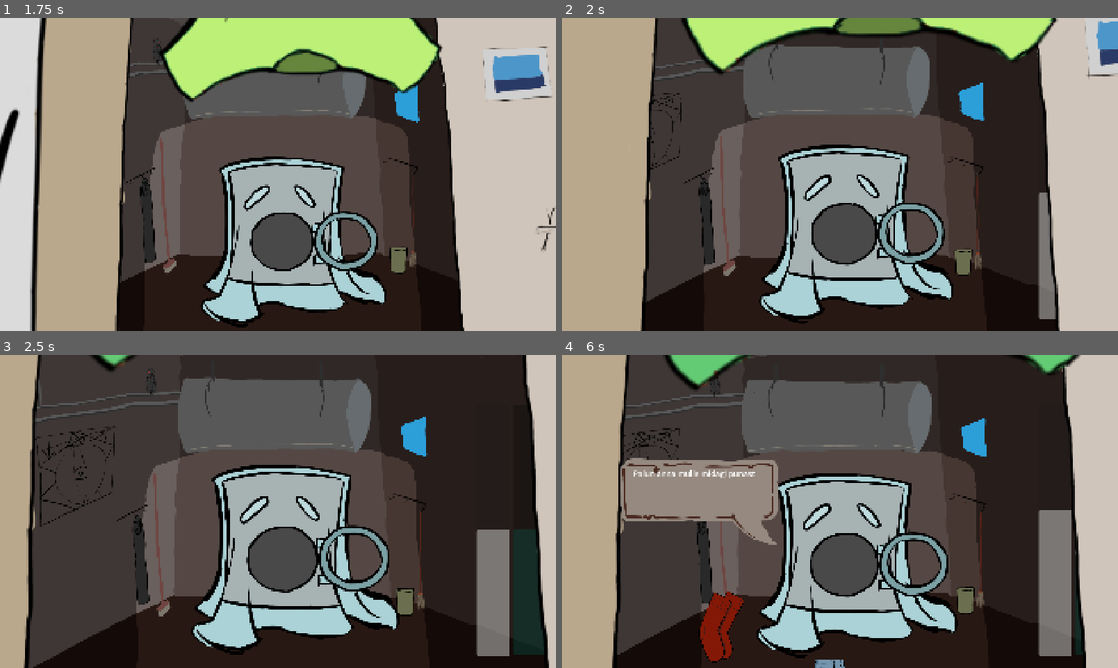
Above: before the commit, frames 1-4 (two rows, left to right).
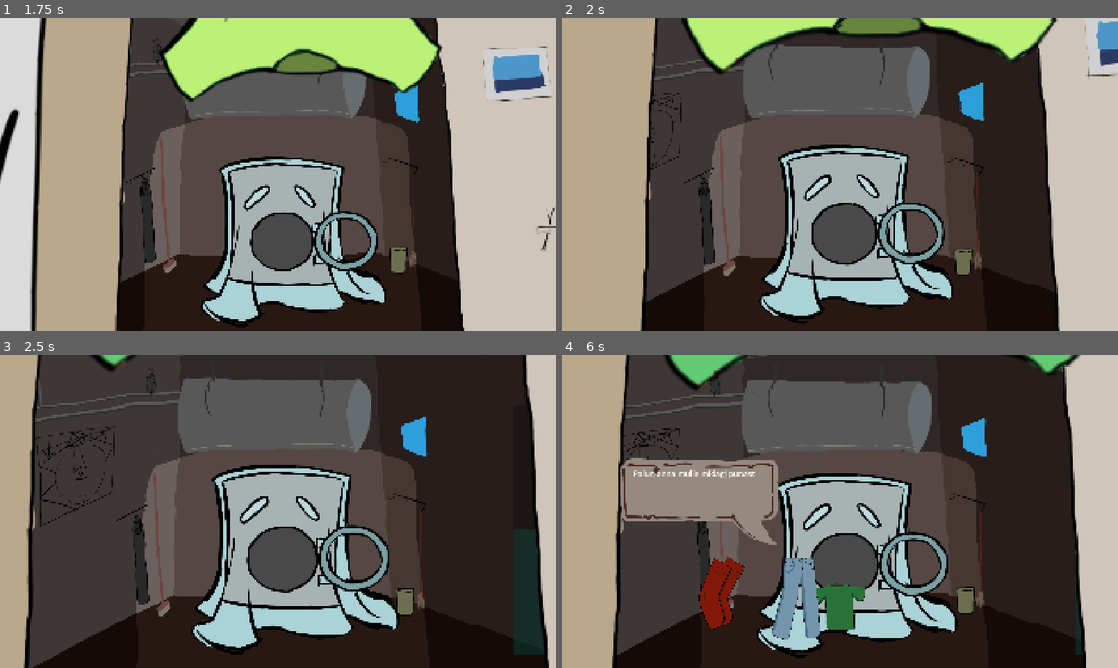
Above: after the commit, the same moments.

Repository: Kuulimagnaat/mangujamm2026
Game: Godot game, scene res://main.tscn
Two runs of this game, one before a commit and one after it. Both use one fixed random seed, a clock stepped at 60 frames per second and the inputs below.
Inputs (mouse positions are in pixels of both pictures, inside the frame that each line leads up to):
- Up to frame 1 (1.75 s): click (322, 133) at 0.5 s; click (283, 127) at 1.25 s
- Up to frame 2 (2 s): no input
- Up to frame 3 (2.5 s): move the mouse to (278, 558) at 2.02 s; press the mouse at (278, 558) at 2.03 s
- Up to frame 4 (6 s): move the mouse to (728, 527) at 2.77 s; release the mouse at (728, 527) at 2.78 s; click (728, 527) at 2.85 s; move the mouse to (895, 442) at 3.52 s; press the mouse at (895, 442) at 3.53 s; move the mouse to (840, 599) at 4.27 s; release the mouse at (840, 599) at 4.28 s; click (840, 599) at 4.35 s; tap Enter at 5 s; move the mouse to (956, 599) at 5.02 s; press the mouse at (956, 599) at 5.03 s; move the mouse to (723, 599) at 5.77 s; release the mouse at (723, 599) at 5.78 s; click (723, 599) at 5.85 s

Frame 1 is identical in both runs. In frame 2, 1.0% of the frame differs, in the area x 85-89%, y 55-97%; in frame 3, 2.4%; in frame 4, 6.8%, in the area x 24-92%, y 49-100%.

Commit message:
Väga palju muudatusi

Diff:
--- a/proj/Küsimused.json
+++ b/proj/Küsimused.json
@@ -35,7 +35,8 @@
 			["Ma olen õuduka maratonil.
 			On sul midagi õudsat?","res://Masinasse/krokodillisark.png"],
 			["Mul on täna eksperimentaalne tuju.
-			On sul midagi veidrat, aga samas huvitavat?","res://Masinasse/nokkloomasark.png"]
+			On sul midagi veidrat, aga samas
+			huvitavat?","res://Masinasse/nokkloomasark.png"]
 		],
 		[
 			["Mu kõht on üks tühi auk, auke on
@@ -45,17 +46,17 @@
 			["Riidemaailmas läheb kõik koguaeg august sisse. Anna midagi aukudeta","res://Masinasse/aukudeta_alukad.png"]
 		],
 		[
-			["Pulma","res://Masinasse/pulmakleit.png"],
-			["Matusele","res://Masinasse/umbrella.png"],
-			["Sünnitusele","res://Masinasse/Haigekittel.png"]
-		],
-		[
-			["Süüa","res://Masinasse/lihakantsakas.png"],
-			["Meelelahutuseks","res://Masinasse/raamat.png"],
-			["Magamiseks","res://Masinasse/unetabletid.png"]
-		],
-		[
-			["Tulevikust",""],
+			["Ma olen valmis veetma oma ülejäänud elu kellegi teisega. Mida pakud?","res://Masinasse/pulmakleit.png"],
+			["Naabermaja pesumasin läks katki. Kogu tänav leinab teda. On vaja matusteks valmistuda","res://Masinasse/umbrella.png"],
+			["Kõhus keerab, mul on tunne nagu varsti tuleks mus uksest teine pesumasin välja. Ma pean olema valmis.","res://Masinasse/Haigekittel.png"]
+		],
+		[
+			["Kas sa ei arva, et ma olen äkki kõhnaks jäämas. ... Minu vanaema kord ütles, et mida rohkem, seda uhkem.","res://Masinasse/lihakantsakas.png"],
+			["Mul on igaaavvv!","res://Masinasse/raamat.png"],
+			["Viimastel õhtutel oled visanud nii palju riideid minu sisse. Ma saan vaevu sõba silmale. Tee midagi!","res://Masinasse/unetabletid.png"]
+		],
+		[
+			["Tulevikust","res://Masinasse/Tulnukamuts.png"],
 			["Vana",""],
 			["Tänapäevast","res://Masinasse/Sinised teksad.png"]
 		],
--- a/proj/Main.gd
+++ b/proj/Main.gd
@@ -19,22 +19,18 @@
 var hiireotsas = null
 var pesumasinastseen
 var pesumasin
-var kummitustase = 1.5
+var kummitustase = 2
 var rahulolutase = 3
 
 var teksti_kiirus = 0.02
 var küsimus
 var variandid
-
-var mental
 # Called when the node enters the scene tree for the first time.
 func _ready() -> void:
 	#$Menuu/Mangi.pressed.connect(MängiNupuVajutusel)
 
 	mõõt = $"Ghost-o-meter"
 	mõõt.value = Global.rahulolu
-	mental = $"Mental meter"
-	mental.value = Global.mental
 	eseme_asukohad.shuffle()
 	$Tekstimull.visible = false
 # Called every frame. 'delta' is the elapsed time since the previous frame.
@@ -73,15 +69,10 @@
 		kummitustase += 0.5*delta
 		mõõt.value = Global.rahulolu
 
-		Global.mental += rahulolutase*delta
-		mental.value = Global.mental
-
-		if mental.value <= 0:
-			kaotad()
 		if mõõt.value > 100:
 			mõõt.value = 100
 		if mõõt.value <= 0:
-			karista()
+			kaotad()
 func esita_valik():
 	valikunumber += 1
 	if valik1 != null:
@@ -136,11 +127,8 @@
 	for i in range($Tekstimull.text.length()):
 		$Tekstimull.visible_characters = i+1
 		await get_tree().create_timer(teksti_kiirus).timeout
-func karista():
-	Global.mental -= 66
-	Global.rahulolu = 50
+
 func kaotad():
-	Global.mental = 50
 	Global.rahulolu = 50
 	get_tree().reload_current_scene()
 
--- a/proj/global.gd
+++ b/proj/global.gd
@@ -1,60 +1,10 @@
 extends Node
 
 var rahulolu
-var mental
 var küs
-#On vaja küsimust, sellele vastavat vastust, numbrit kui palju see kummitusi õnnelikuks teeb, numbrit kui palju see sind kurvaks teeb.
-
-var küsimus1 = ["Rohelist", "Sinist", "Punast"]
-var vastus1 = [load("res://Masinasse/roheline_sark.png"), load("res://Masinasse/Sinised teksad.png"), load("res://Masinasse/punased_sokid.png")]
-var küsimus2 = ["Täpilist", "Triibulist", "Ruudulist"]
-var vastus2 = [load("res://Masinasse/triibuline_sark.png"),load("res://Masinasse/triibulised_sokid.png"),load("res://Masinasse/ruuduline_sark.png")]
-var küsimus3 = ["Särki", "Pükse", "Sokke"]
-var vastus3 = [load("res://Masinasse/kassisark.png"),load("res://Masinasse/luhikesed_puksid.png"),load("res://Masinasse/mustvalged_sokid.png")]
-var küsimus4 = ["Riiete hoidmiseks", "Mulle juua", "Sooja"]
-var vastus4 = [load("res://Masinasse/riidepuu.png"),load("res://Masinasse/seebipudel.png"),load("res://Masinasse/magamiskott.png")]
-var küsimus5 = ["Armsat", "Hirmsat", "Veidrat"]
-var vastus5 = [load("res://Masinasse/kassisark.png"),load("res://Masinasse/krokodillisark.png"),load("res://Masinasse/nokkloomasark.png")]
-var küsimus6 = ["Eriti augulist", "Keskmiselt augulist", "Aukudeta"]
-var vastus6 = [load("res://Masinasse/AUKLIKUD_SOKID.png"),load("res://Masinasse/luhikesed_puksid.png"),load("res://Masinasse/aukudeta_alukad.png")]
-var küsimus7 = ["Pulma", "Matusele", "Sünnitusele"]
-#var vastus7 = [load("res://Masinasse/pulmakleit.png"),load("res://Masinasse/umbrella.png"),load()]
-var küsimus8 = ["Süüa", "Meelelahutuseks", "Magamiseks"]
-#var vastus8 = [load(),load("res://Masinasse/raamat.png"),load("res://Masinasse/unetabletid.png")]
-var küsimus9 = ["Tulevikust", "Vana", "Tänapäevast"]
-#var vastus9 = [load(),load(),load()]
-var küsimus10 = ["Kasulikku", "Ilusat", "Olulist"]
-#var vastus10 = [load(),load(),load()]
-var küsimus11 = ["Ägeduseks", "Kiiruseks", "Mugavuseks"]
-#var vastus11 = [load(),load(),load()]
-var küsimus12 = ["Veest", "Õhust", "Maast"]
-#var vastus12 = [load(),load(),load("res://Masinasse/surnud_mutt.png")]
-var küsimus13 = ["Jumalateenistuseks", "Juubeliks", "Midagi peale visata"]
-var vastus13 = [load("res://Masinasse/hakama.png"),load("res://Masinasse/kimono.png"),load("res://Masinasse/haori.png")]
-var küsimus14 = ["Tehnoloogilist", "Primitiivset", "Keskaegset"]
-#var vastus14 = [load("res://Masinasse/lapakas.png"),load(),load()]
-var küsimus15 = ["Armsat", "Armsat", "Armsat"]
-#var vastus15 = [load(),load(),load("res://Masinasse/lihakantsakas.png")]
-var küsimus16 = ["Väärtuslikku", "Arvepaberid", "Bitcoin"]
-#var vastus16 = [load(),load("res://Masinasse/aktsiad.png"),load("res://Masinasse/bitcoin.png")]
-var küsimus17 = ["Lahinguks", "Soojaks", "Stiiliks"]
-#var vastus17 = [load(),load(),load()]
-var küsimus18 = ["Sinu suurim saladus"]
-#var vastus18 = [load(),load(),load()]
-var küsimus19 = ["Mustvalget", "Vastmulget", "Täielikku tasakaalu"]
-var vastus19 = [load("res://Masinasse/mustad_sokid_valgete_triipudega.png"),load("res://Masinasse/valged_sokid_mustade_triipudega.png"),load("res://Masinasse/mustvalged_sokid.png")]
-var küsimus20 = ["Iseend"]
-#var vastus20 = [load(),load(),load()]
-#Vastustesse lähevad lihtsalt textuurid
-var võimalikud_küsimused = [küsimus1, küsimus2, küsimus3, küsimus4, küsimus5, küsimus6, küsimus7, küsimus8, küsimus9, küsimus10, küsimus11, küsimus11, küsimus11, küsimus12
-, küsimus12, küsimus13, küsimus14, küsimus15, küsimus16, küsimus17, küsimus18, küsimus19, küsimus20]
-var võimalikud_vastused = [vastus1, vastus2, vastus3, vastus4]#vastus5, vastus6, vastus7, vastus8, vastus9, vastus10, vastus11, vastus12, vastus13, vastus14, vastus15,
-#vastus16, vastus17, vastus18, vastus19, vastus20]
-
 
 func _ready() -> void:
 	rahulolu = 50
-	mental = 50
 	var file = FileAccess.open("res://Küsimused.json", FileAccess.READ)
 	var json_string = file.get_as_text()
 	var json = JSON.new()
--- a/proj/lohistatav_valik.gd
+++ b/proj/lohistatav_valik.gd
@@ -17,6 +17,7 @@
 	$Area2D.mouse_exited.connect(hiirekontroll)
 	scale*=0.8
 func hiirekontroll():
+	og_pos = self.position
 	if hiir_valikul == true and not Input.is_action_pressed("Vasak_Hiir"):
 		hiir_valikul = false
 	elif hiir_valikul == false:
@@ -32,7 +33,6 @@
 	if Input.is_action_just_released("Vasak_Hiir") and lohistab == true:
 		if vanem.hiir_masinal == true:
 			keerleb = true
-			vanem.eemalda_riided()
 			masinasse()
 
 		else:
@@ -50,8 +50,9 @@
 		if self.modulate.a <= 0:
 			vanem.esita_valik()
 func masinasse():
+	vanem.eemalda_riided()
 	if õige == true:
 		Global.rahulolu += 20
 		vanem.kummitustase = 1
 	else:
-		Global.rahulolu -= 10
+		Global.rahulolu -= 40
--- a/proj/main.tscn
+++ b/proj/main.tscn
@@ -239,16 +239,6 @@
 [node name="AnimationPlayer" type="AnimationPlayer" parent="." unique_id=714302648]
 libraries/ = SubResource("AnimationLibrary_efxa6")
 
-[node name="Mental meter" type="ProgressBar" parent="." unique_id=670785659]
-z_index = -2
-offset_left = 687.0901
-offset_top = 499.47003
-offset_right = 1554.4602
-offset_bottom = 612.37994
-rotation = -1.5707964
-value = 50.0
-show_percentage = false
-
 [node name="Pesumasin" parent="." unique_id=1650951301 instance=ExtResource("10_4c57u")]
 position = Vector2(0, 234.885)
 scale = Vector2(0.776, 0.776)
Binary file added: proj/Masinasse/Tulnukamuts.png
Not shown, added: proj/Masinasse/Tulnukamuts.png.import
